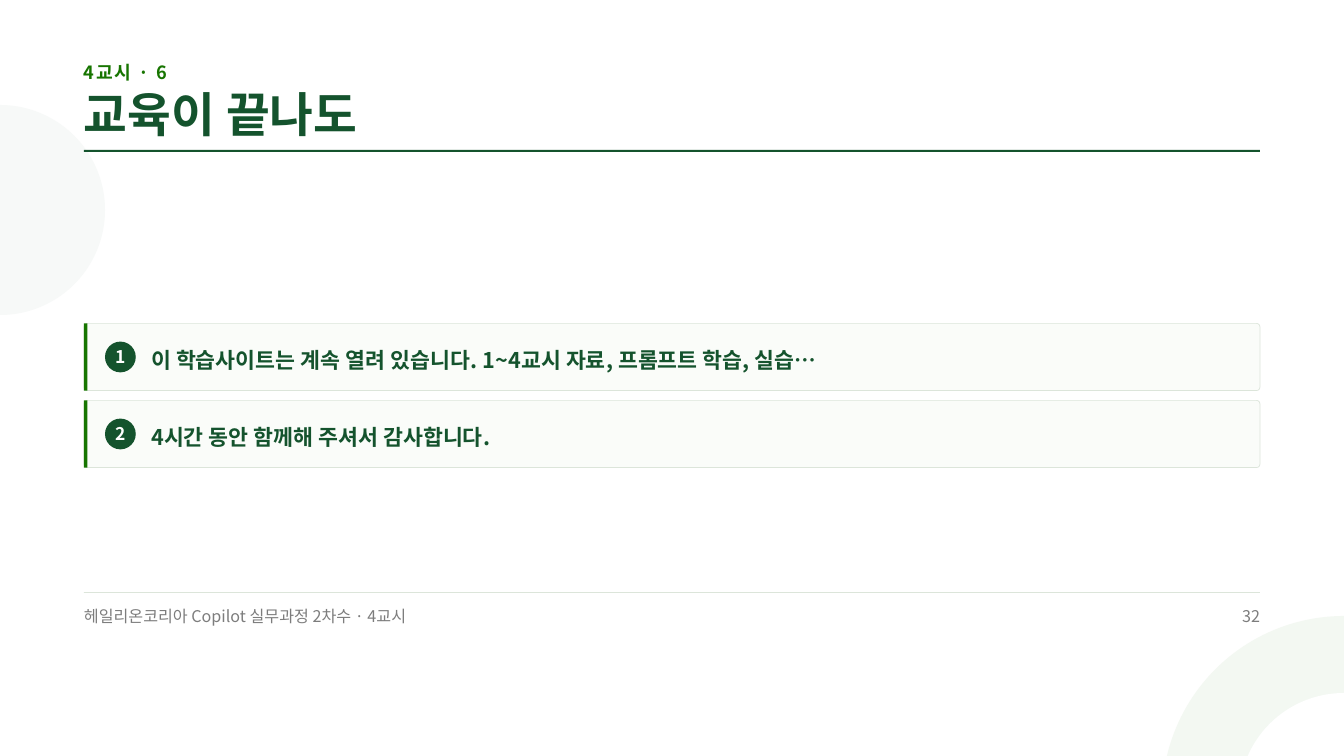
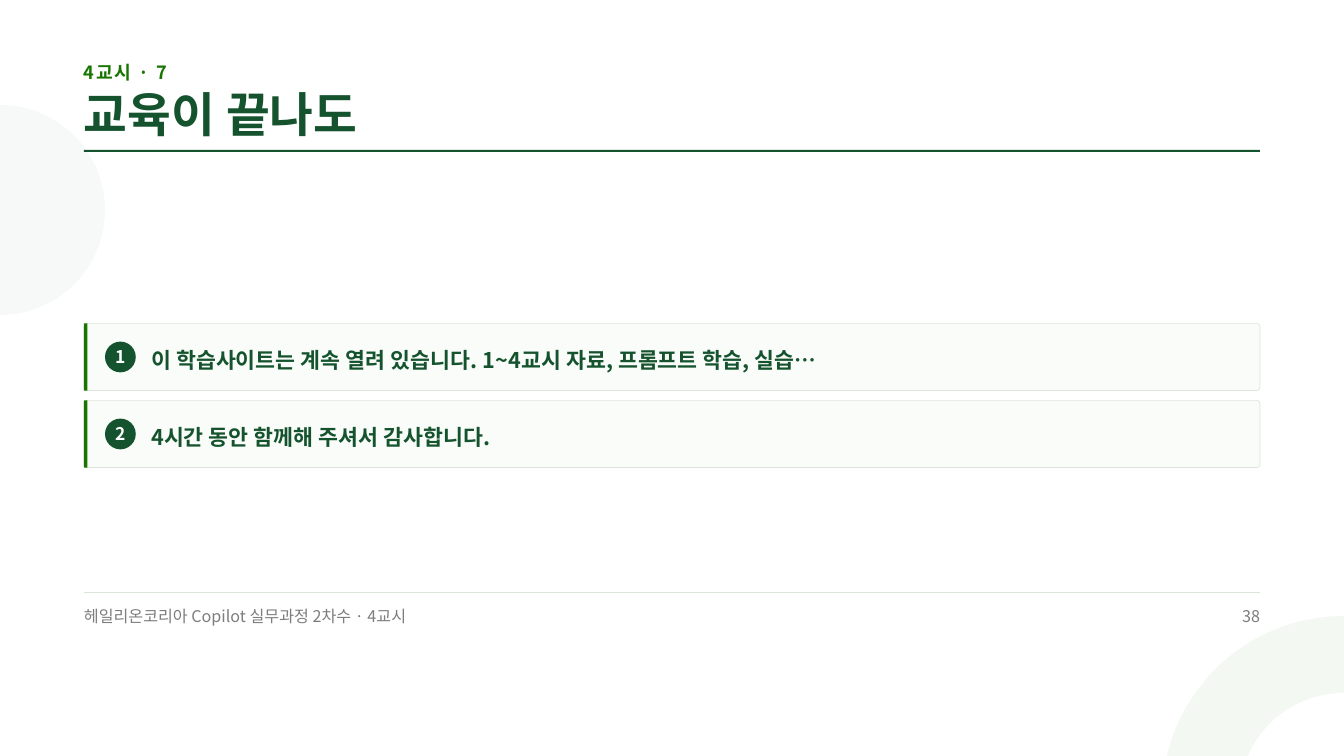
Before and after one commit to aebonlee/materials, a slide deck: slide 38 of haleon/haleon-슬라이드-4교시.pptx (slide 32 before the commit). Drawn at 1344x756 pixels with LibreOffice and Linux fonts; fonts in the diff are those of the drawing. Boxes give left, top, right and bottom in pixels: in the first picture for what was removed or moved away, otherwise in the second. Text is boxed around its words. In the diff, an @@ line names an element or a change of style, - is before the commit and + after.

```diff
--- a/haleon/haleon-슬라이드-4교시.pptx
+++ b/haleon/haleon-슬라이드-4교시.pptx
@@ text at bbox=[84, 63, 167, 81]: text changed @@
-4교시 · 6
+4교시 · 7
@@ text at bbox=[1242, 610, 1260, 622]: text changed @@
-32
+38
```
Also in this commit, not shown: 7 other slides changed, 6 slides added, 1 other file.
